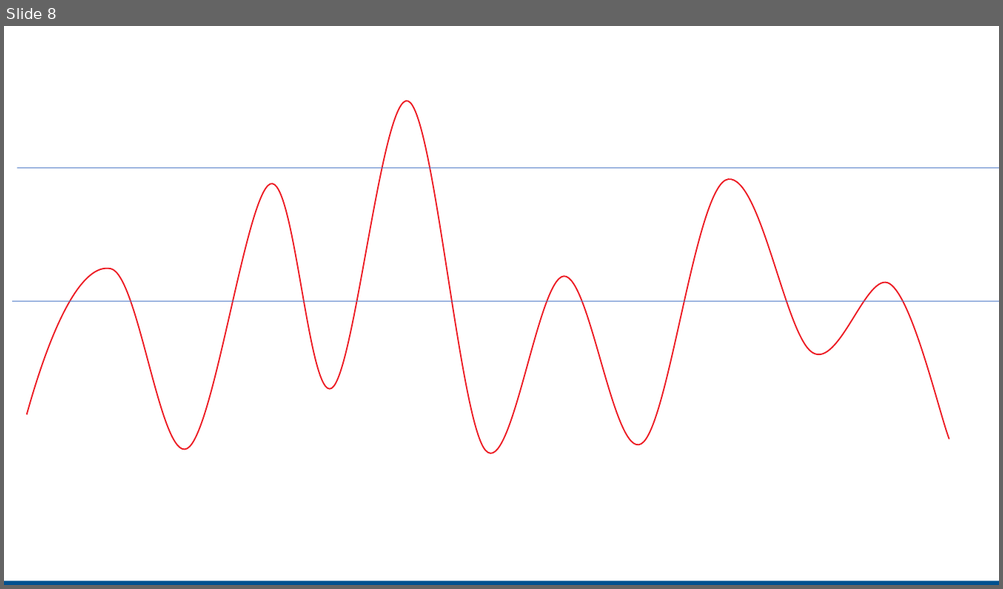
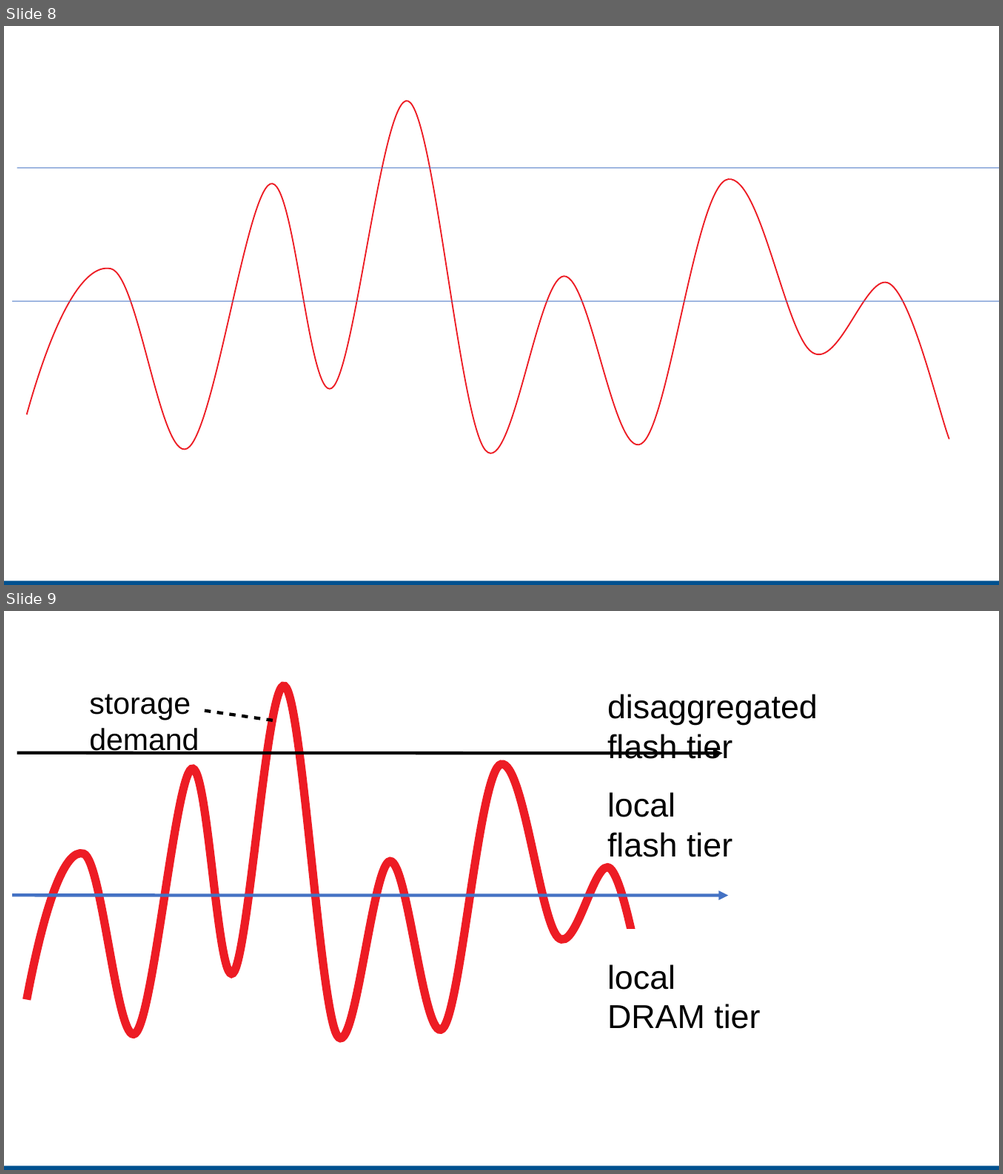
Before and after one commit to patrickstuedi/incubator-crail-website, a slide deck: site/_plots/blog/deployment/figures.odp. Shown one above the other, each under a label of ours: slide 8 before the commit, slides 8 and 9 after it. The pictures are 1003x589 and 1003x1174 pixels, drawn with LibreOffice and Linux fonts; fonts in the diff are those of the drawing. Boxes give left, top, right and bottom in pixels: in the first picture for what was removed or moved away, otherwise in the second. Text is boxed around its words. In the diff, an @@ line names an element or a change of style, - is before the commit and + after.

```diff
--- a/site/_plots/blog/deployment/figures.odp
+++ b/site/_plots/blog/deployment/figures.odp
@@ slide 9 added at bbox=[4, 611, 999, 1170], background #FFFFFF; not listed: 1 template element that a slide beside it also shows @@
@@ freeform shape added at bbox=[27, 686, 651, 1039], outline #ED1C24 6.01 pt @@
@@ text added at bbox=[89, 694, 199, 755], 22 pt, text #000000 @@
+storage
+demand
@@ text added at bbox=[607, 694, 817, 759], 24 pt, text #000000 @@
+disaggregated
+flash tier
@@ line added from (273, 721) to (203, 710), #000000 2.3 pt @@
@@ arrow added from (17, 753) to (722, 753), #000000 2.3 pt @@
@@ text added at bbox=[607, 792, 732, 857], 24 pt, text #000000 @@
+local
+flash tier
@@ arrow added from (12, 895) to (728, 895), #4472C4 2.3 pt @@
@@ rectangle added at bbox=[600, 929, 710, 1028], fill #FFFFFF @@
@@ text added at bbox=[607, 965, 760, 1029], 24 pt, text #000000 @@
+local
+DRAM tier
```
Also in this commit, not shown: 2 other files.
